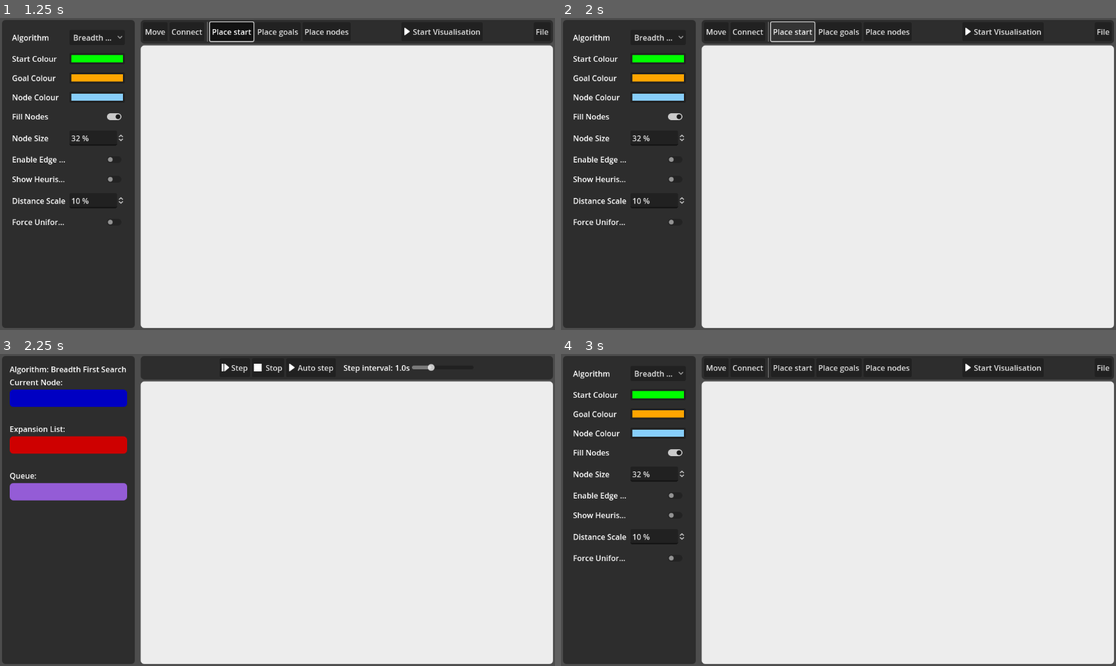
Above: before the commit, frames 1-4 (two rows, left to right).
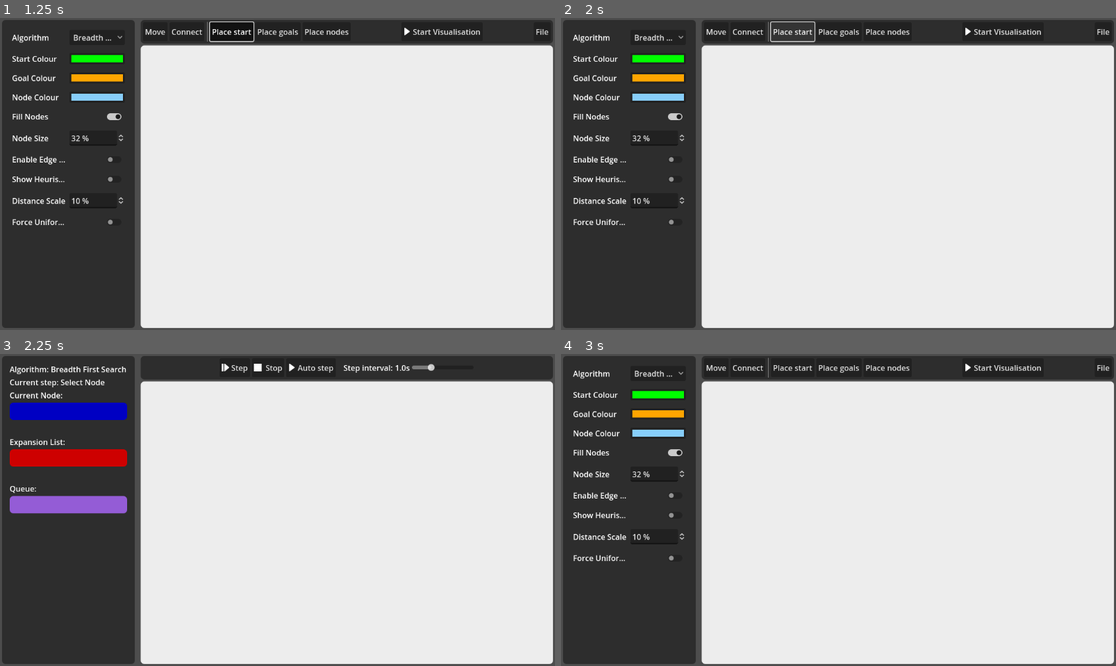
Above: after the commit, the same moments.

Repository: MattBann/Search-Tree-Traversal
Game: Godot game, scene res://scenes/main.tscn
The game is run twice, just before and just after one commit, with the same random seed, the same clock (stepped at 60 frames per second) and the same inputs.
Inputs:
- Up to frame 1 (1.25 s): click "Place start" at 0.5 s
- Up to frame 2 (2 s): click "Place start" at 1.25 s
- Up to frame 3 (2.25 s): click "Start Visualisation" at 2 s
- Up to frame 4 (3 s): click "Step" at 2.75 s

Frames 1-2 are identical in both runs. In frame 3, 5.7% of the frame differs, in the area x 1-23%, y 8-52%; in frame 4, nothing differs.
Error before the commit: Cannot call method 'hide' on a null value. (res://scripts/visualisation/visualisation_info.gd:32)

Commit message:
Re-add changes

Diff:
--- a/scenes/visualisation_info.tscn
+++ b/scenes/visualisation_info.tscn
@@ -33,6 +33,9 @@
 script = ExtResource("1_ck75f")
 
 [node name="AlgorithmTypeLabel" type="Label" parent="."]
+layout_mode = 2
+
+[node name="CurrentStageLabel" type="Label" parent="."]
 layout_mode = 2
 
 [node name="Label" type="Label" parent="."]
@@ -98,3 +101,6 @@
 custom_minimum_size = Vector2(0, 26)
 layout_mode = 2
 vertical_alignment = 1
+
+[node name="ExtrasLabel" type="Label" parent="."]
+layout_mode = 2
